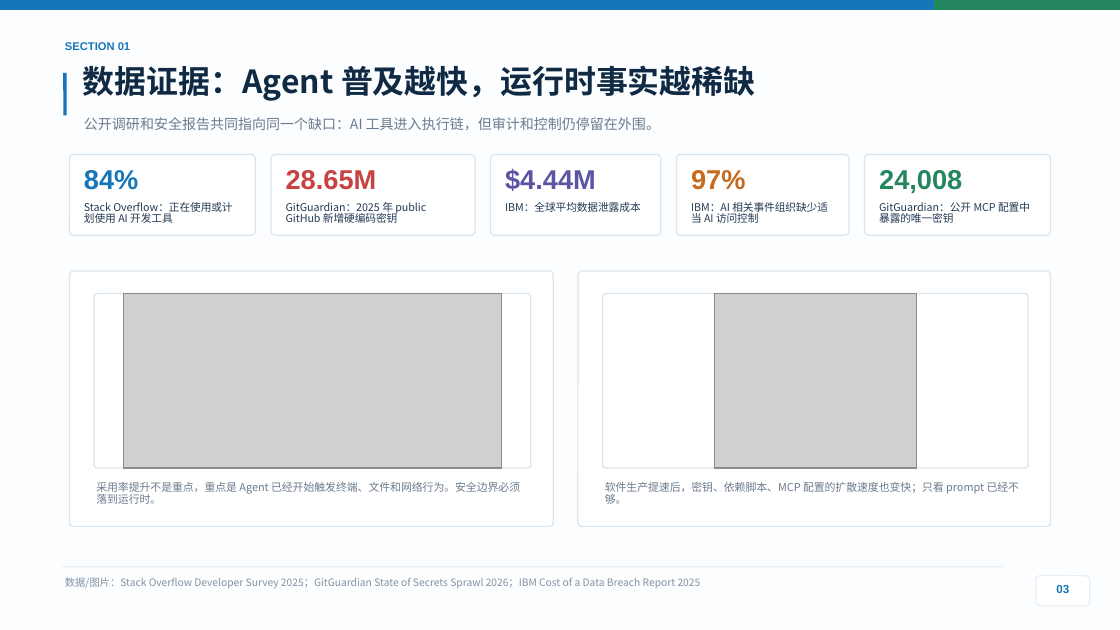
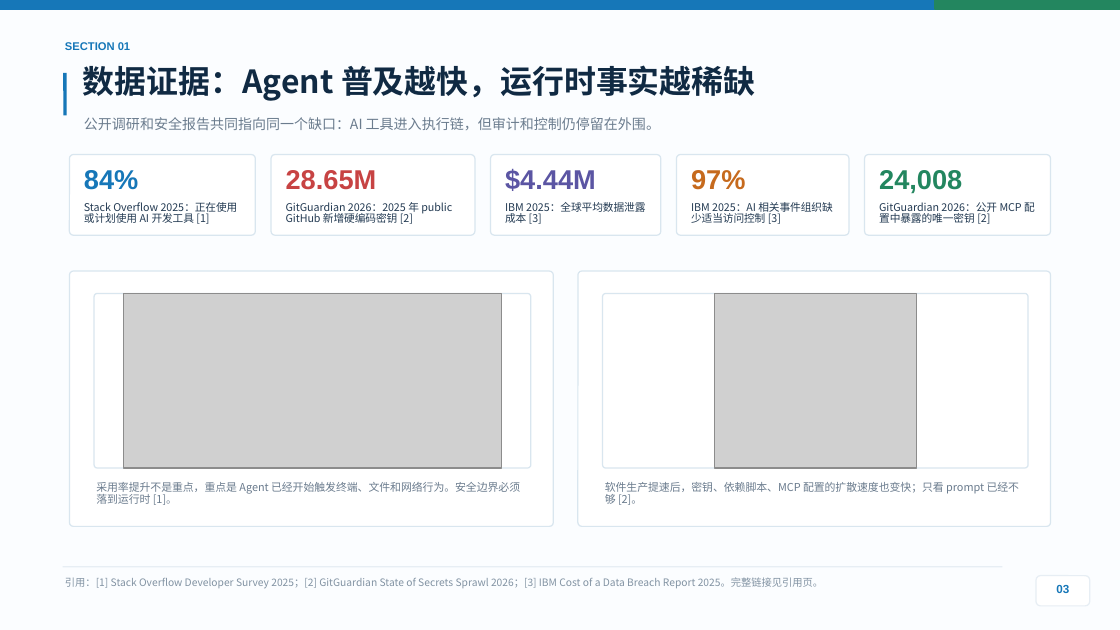
Before and after one commit to stevessr/agent-ebpf-filter, a slide deck: slide 3 of docs/competition/2026-guochuang/output/final/Agent-eBPF-Filter-项目答辩路演PPT-浅色优化版.pptx. Drawn at 1120x630 pixels with LibreOffice and Linux fonts; fonts in the diff are those of the drawing; grey boxes stand for pictures. Boxes give left, top, right and bottom in pixels: in the first picture for what was removed or moved away, otherwise in the second. Text is boxed around its words. In the diff, an @@ line names an element or a change of style, - is before the commit and + after.

Commit message:
更新项目答辩PPT，添加引用信息页并标注数据来源，优化内容表达，新增静态预览图

```diff
--- a/docs/competition/2026-guochuang/output/final/Agent-eBPF-Filter-项目答辩路演PPT-浅色优化版.pptx
+++ b/docs/competition/2026-guochuang/output/final/Agent-eBPF-Filter-项目答辩路演PPT-浅色优化版.pptx
@@ text at bbox=[84, 202, 238, 224]: text changed @@
-Stack Overflow：正在使用或计划使用 AI 开发工具
+Stack Overflow 2025：正在使用或计划使用 AI 开发工具 [1]
@@ text at bbox=[286, 202, 452, 224]: text changed @@
-GitGuardian：2025 年 public GitHub 新增硬编码密钥
+GitGuardian 2026：2025 年 public GitHub 新增硬编码密钥 [2]
@@ text at bbox=[505, 202, 645, 224]: text changed @@
-IBM：全球平均数据泄露成本
+IBM 2025：全球平均数据泄露成本 [3]
@@ text at bbox=[691, 202, 832, 224]: text changed @@
-IBM：AI 相关事件组织缺少适当 AI 访问控制
+IBM 2025：AI 相关事件组织缺少适当访问控制 [3]
@@ text at bbox=[879, 202, 1035, 224]: text changed @@
-GitGuardian：公开 MCP 配置中暴露的唯一密钥
+GitGuardian 2026：公开 MCP 配置中暴露的唯一密钥 [2]
@@ text at bbox=[96, 482, 520, 505]: text changed @@
-采用率提升不是重点，重点是 Agent 已经开始触发终端、文件和网络行为。安全边界必须落到运行时。
+采用率提升不是重点，重点是 Agent 已经开始触发终端、文件和网络行为。安全边界必须落到运行时 [1]。
@@ text at bbox=[605, 482, 1020, 505]: text changed @@
-软件生产提速后，密钥、依赖脚本、MCP 配置的扩散速度也变快；只看 prompt 已经不够。
+软件生产提速后，密钥、依赖脚本、MCP 配置的扩散速度也变快；只看 prompt 已经不够 [2]。
@@ text at bbox=[65, 577, 823, 589]: text changed @@
-数据/图片：Stack Overflow Developer Survey 2025；GitGuardian State of Secrets Sprawl 2026；IBM Cost of a Data Breach Report 2025
+引用：[1] Stack Overflow Developer Survey 2025；[2] GitGuardian State of Secrets Sprawl 2026；[3] IBM Cost of a Data Breach Report 2025。完整链接见引用页。
```
Also in this commit, not shown: 4 other slides changed, 1 slide added, 9 other files.
